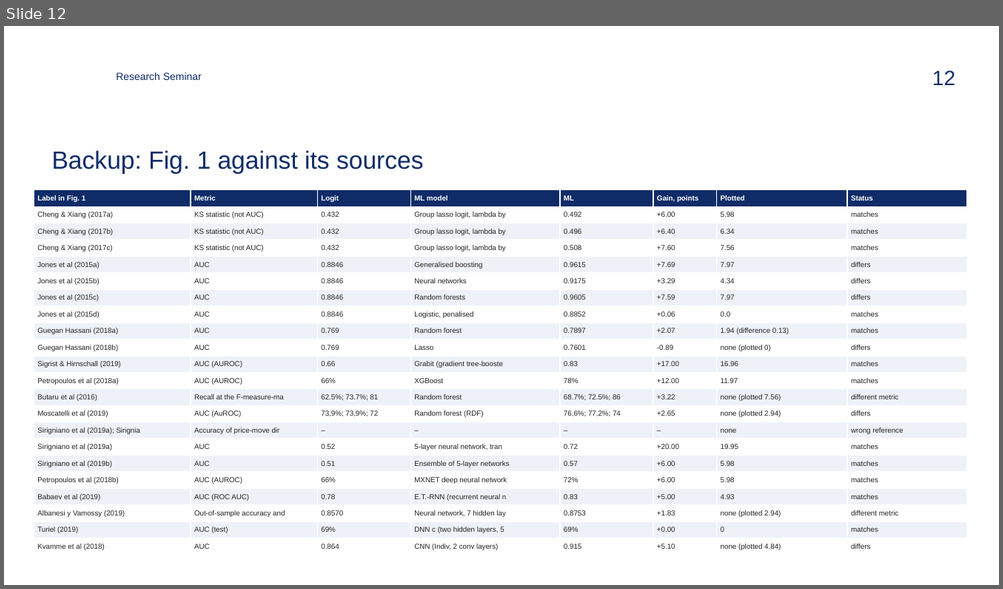
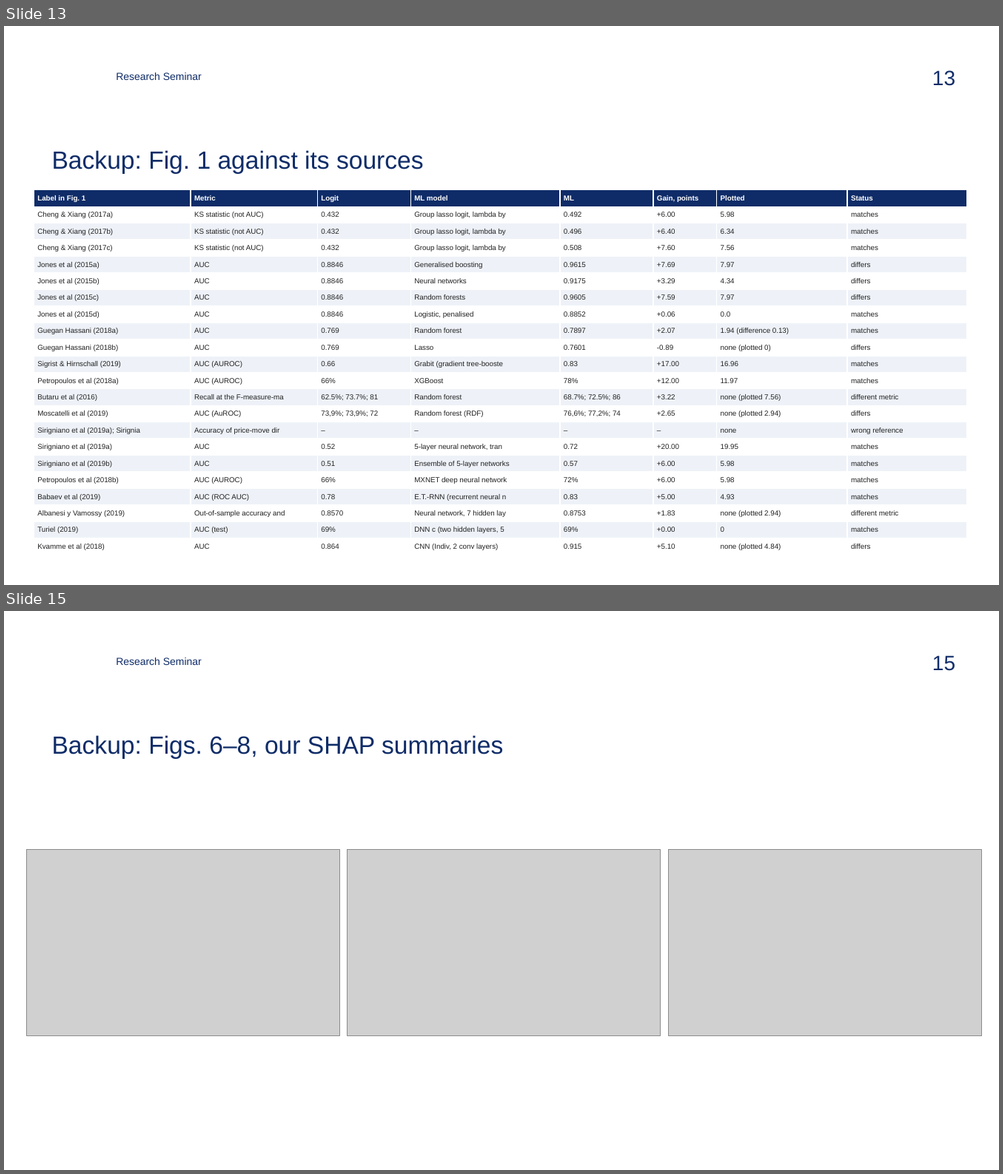
Before and after one commit to zavaz5/ml-model-risk, a slide deck: docs/presentation.pptx. Shown one above the other, each under a label of ours: slide 12 before the commit, slides 13 and 15 after it; the slides between them are not shown. The pictures are 1003x589 and 1003x1174 pixels, drawn with LibreOffice and Linux fonts; fonts in the diff are those of the drawing; grey boxes stand for pictures; background and template pictures are left out. Boxes give left, top, right and bottom in pixels: in the first picture for what was removed or moved away, otherwise in the second. Text is boxed around its words. In the diff, an @@ line names an element or a change of style, - is before the commit and + after.

Commit message:
Redraw the paper's Figs. 1, 4, 6-8 and 9 and add them as backup slides
- Fig. 1: the paper's plotted gains, each point coloured by what its source says.
- Fig. 4: the paper's radar (read off the PDF) next to ours from the I13 rule.
- Figs. 6-8: our SHAP summary plots (XGBoost in log-odds, as in the paper);
  our XGBoost top four match the paper's Fig. 7.
- Fig. 9: per-document shares in the paper's four-panel layout, the paper's
  values and ours in separate figures.
The README gains a section with all of them.

```diff
--- a/docs/presentation.pptx
+++ b/docs/presentation.pptx
@@ slide 15 added at (x1=4, y1=611, x2=999, y2=1170), background #FFFFFF; not listed: 1 template element that a slide beside it also shows @@
@@ text added at (x1=116, y1=658, x2=202, y2=665), 10 pt, text #0F2C68 @@
+Research Seminar
@@ title added at (x1=52, y1=735, x2=503, y2=759), 24 pt, text #0F2C68 @@
+Backup: Figs. 6–8, our SHAP summaries
@@ picture added at (x1=26, y1=850, x2=340, y2=1036) @@
@@ picture added at (x1=347, y1=850, x2=660, y2=1036) @@
@@ picture added at (x1=668, y1=850, x2=982, y2=1036) @@
@@ what was slide 12 is now slide 13 @@
@@ page number at (x1=932, y1=70, x2=955, y2=86): text changed @@
-12
+13
```
Also in this commit, not shown: 3 other slides added, 18 other files.
